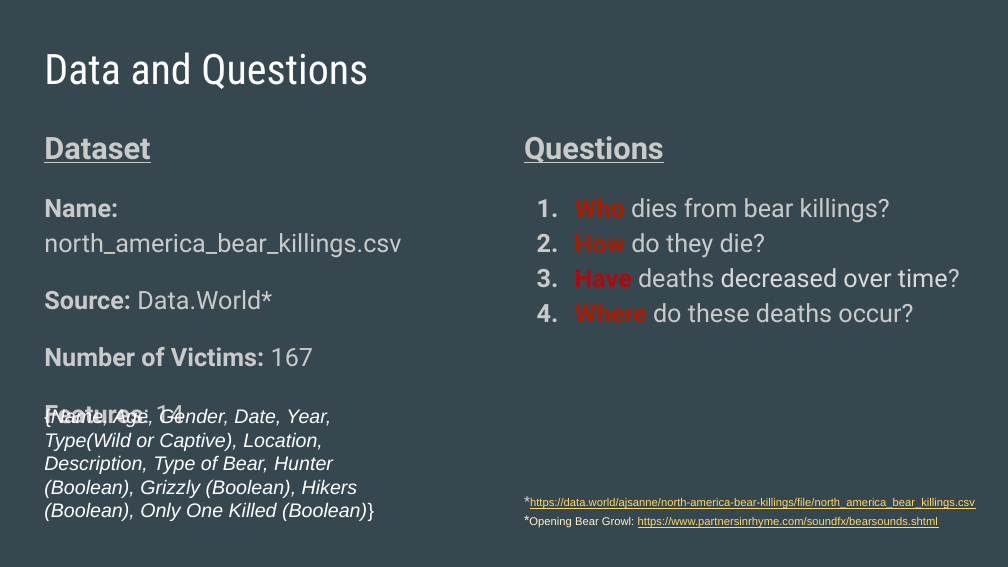
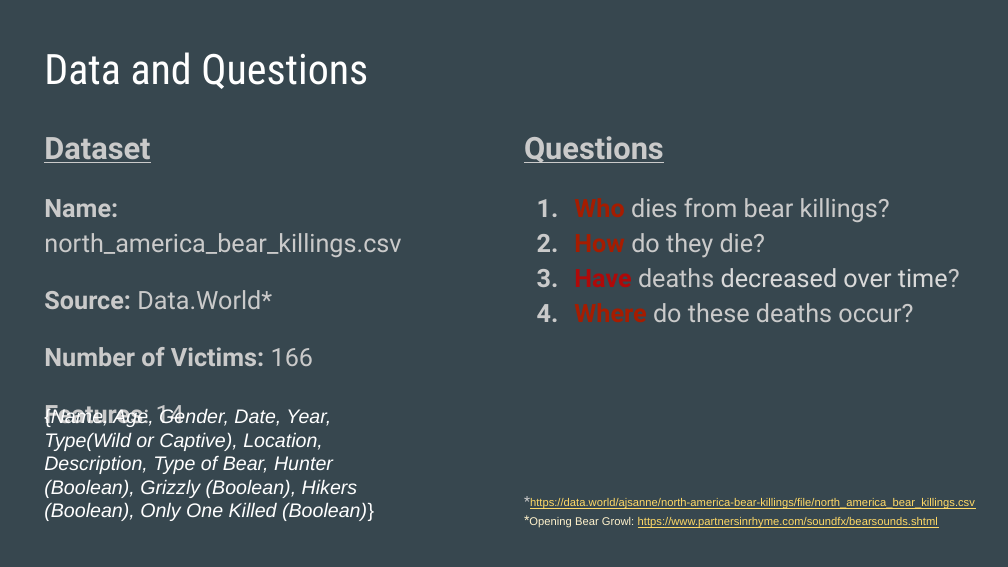
Before and after one commit to sraisian/bear_killings_proj1, a slide deck: slide 3 of PPT_ Killer_Bears.pptx. Drawn at 1008x567 pixels with LibreOffice and Linux fonts; fonts in the diff are those of the drawing. Boxes give left, top, right and bottom in pixels: in the first picture for what was removed or moved away, otherwise in the second. Text is boxed around its words. In the diff, an @@ line names an element or a change of style, - is before the commit and + after.

Commit message:
Update

```diff
--- a/PPT_ Killer_Bears.pptx
+++ b/PPT_ Killer_Bears.pptx
@@ text at [44,347,313,366]: text changed @@
-Number of Victims: 167
+Number of Victims: 166
```
